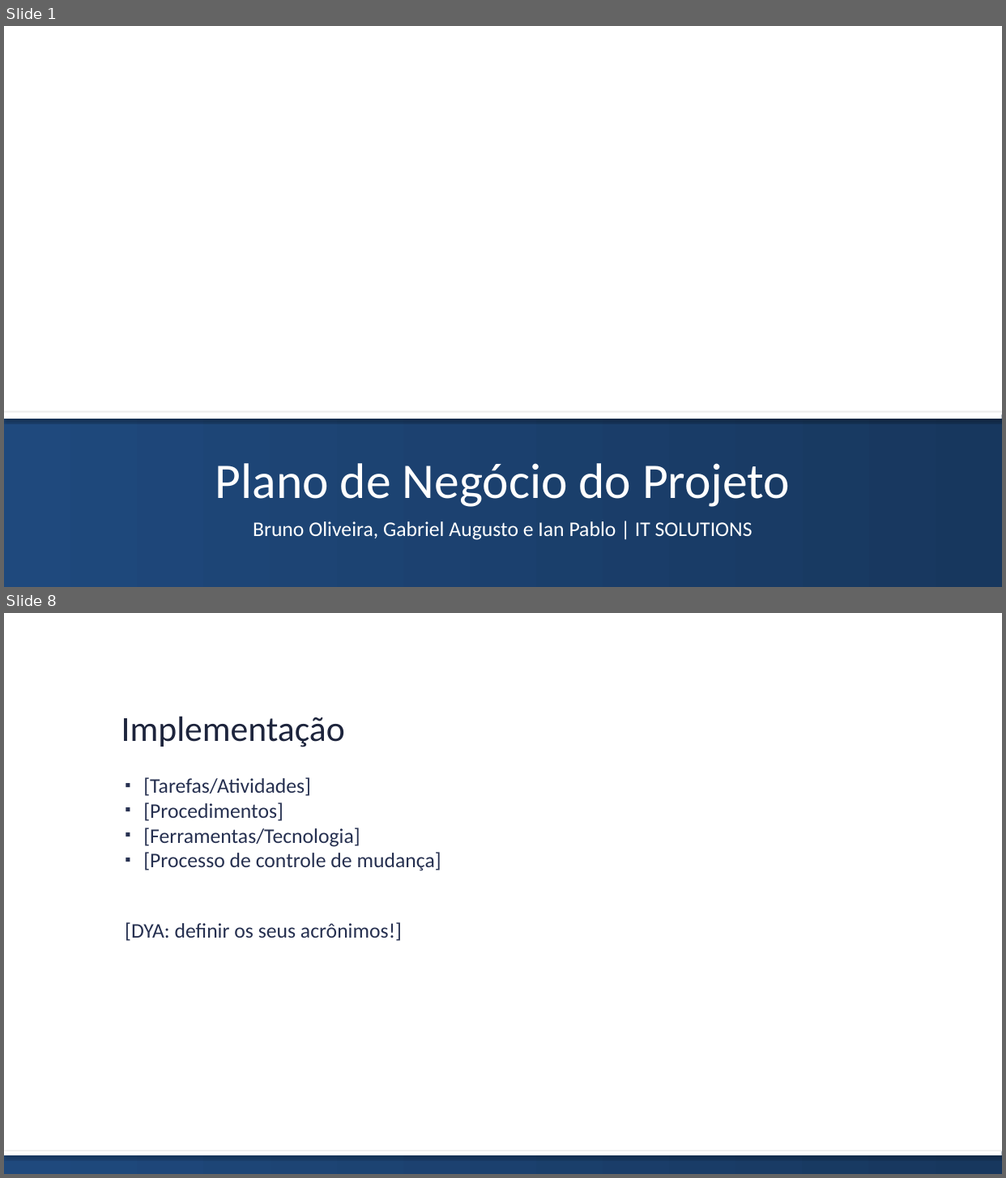
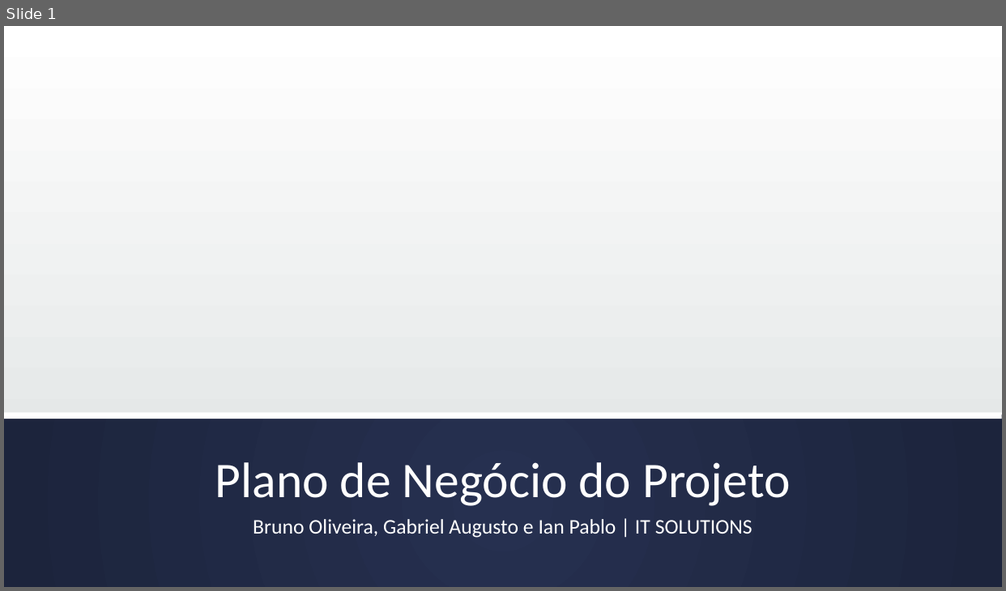
Before and after one commit to brunoedu/gestaoprojetos, a slide deck: Apresentação do projeto FINAL.pptx. Shown one above the other, each under a label of ours: slides 1 and 8 before the commit, slide 1 after it; the slides between them are not shown. The pictures are 1006x1178 and 1006x591 pixels, drawn with LibreOffice and Linux fonts; fonts in the diff are those of the drawing; background and template pictures are left out. Boxes give left, top, right and bottom in pixels: in the first picture for what was removed or moved away, otherwise in the second. Text is boxed around its words. In the diff, an @@ line names an element or a change of style, - is before the commit and + after.

```diff
--- a/Apresentação do projeto FINAL.pptx
+++ b/Apresentação do projeto FINAL.pptx
@@ slide 8 removed at (4,613,1002,1174), background #FFFFFF @@
@@ text removed at (121,716,345,747) @@
-Implementação
@@ text removed at (125,777,441,941) @@
-▪ [Tarefas/Atividades]
-▪ [Procedimentos]
-▪ [Ferramentas/Tecnologia]
-▪ [Processo de controle de mudança]
-[DYA: definir os seus acrônimos!]
@@ rectangle removed at (4,1152,1002,1174) @@
@@ rectangle removed at (4,1152,1002,1156) @@
@@ slide 1 changed as well @@
@@ background #FFFFFF to gradient #FFFFFF to #E5E8E8 to #CDD2D2 @@
@@ rectangle at (4,413,1002,419): shadow off @@
@@ rectangle at (4,416,1002,587): fill gradient #1F497D to #17375E to gradient #263050 to #1D243C @@
@@ title "Plano de Negócio do Projeto" at (215,463,790,506): line spacing 1 to 0.9 @@
@@ subtitle "Bruno Oliveira, Gabriel Augusto e ..." at (253,519,752,538): line spacing 1 to 0.9 @@
```
Also in this commit, not shown: 12 other slides changed, 3 slides added, 2 other slides removed.
